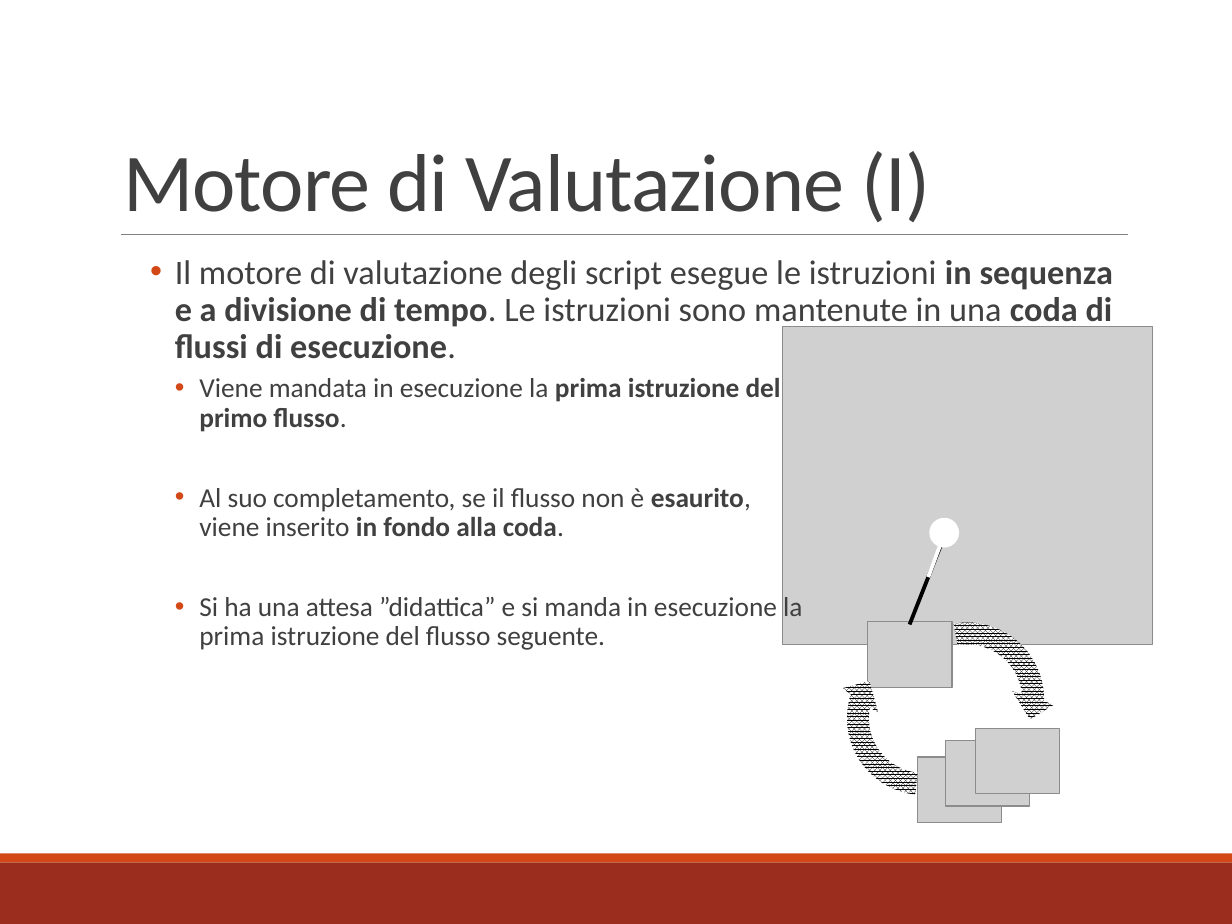
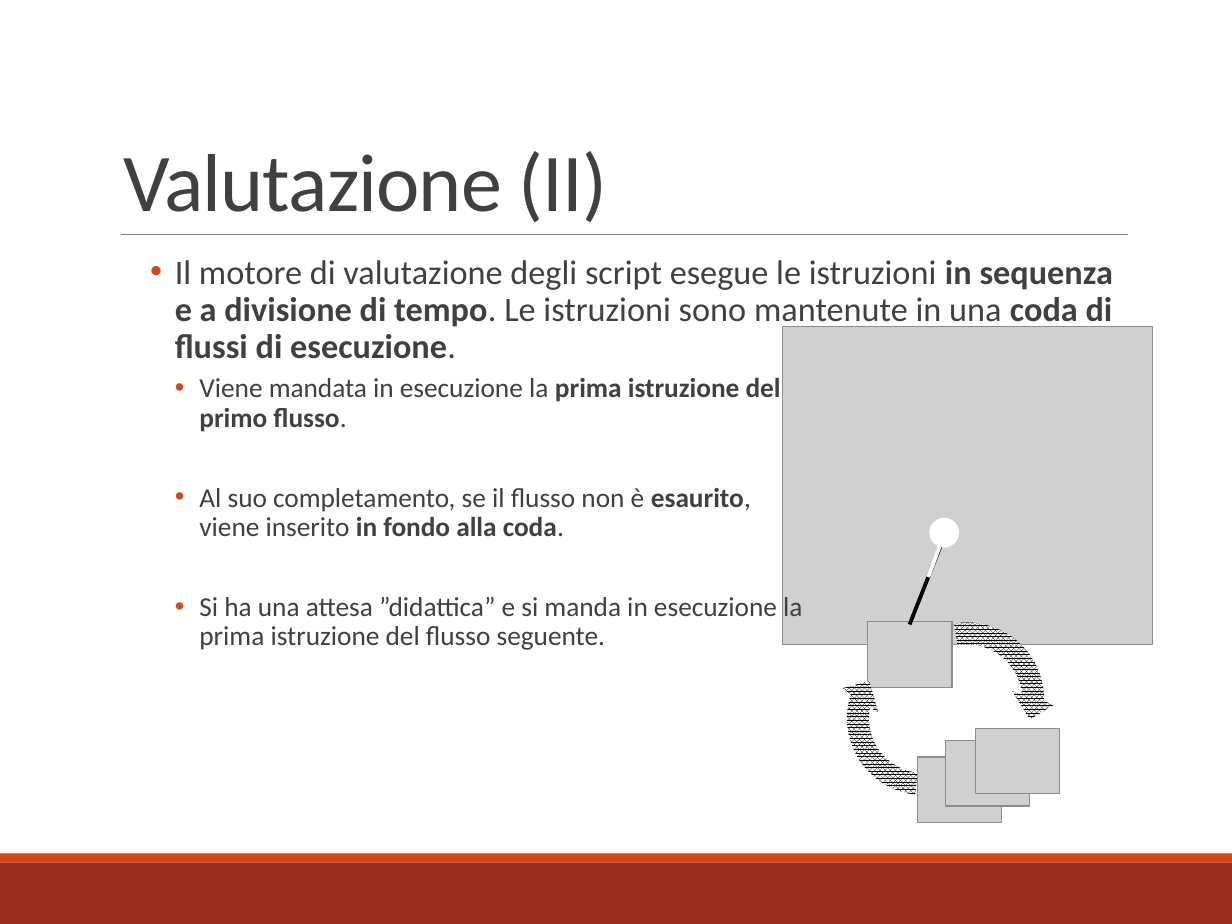
Before and after one commit to mbosc/scartch, a slide deck: slide 16 of Presentazione.pptx (slide 14 before the commit). Drawn at 1232x924 pixels with LibreOffice and Linux fonts; fonts in the diff are those of the drawing; grey boxes stand for pictures. Boxes give left, top, right and bottom in pixels: in the first picture for what was removed or moved away, otherwise in the second. Text is boxed around its words. In the diff, an @@ line names an element or a change of style, - is before the commit and + after.

```diff
--- a/Presentazione.pptx
+++ b/Presentazione.pptx
@@ title at [123,151,608,222]: text changed @@
-Motore di Valutazione (I)
+Valutazione (II)
```
Also in this commit, not shown: 13 other slides changed, 1 slide added.
